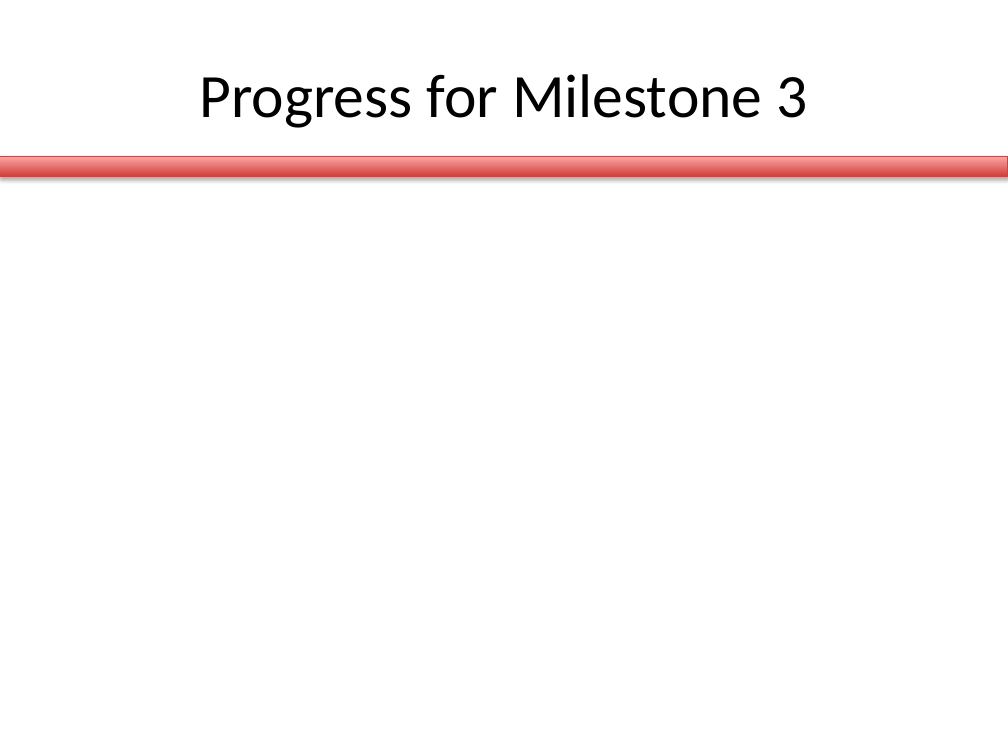
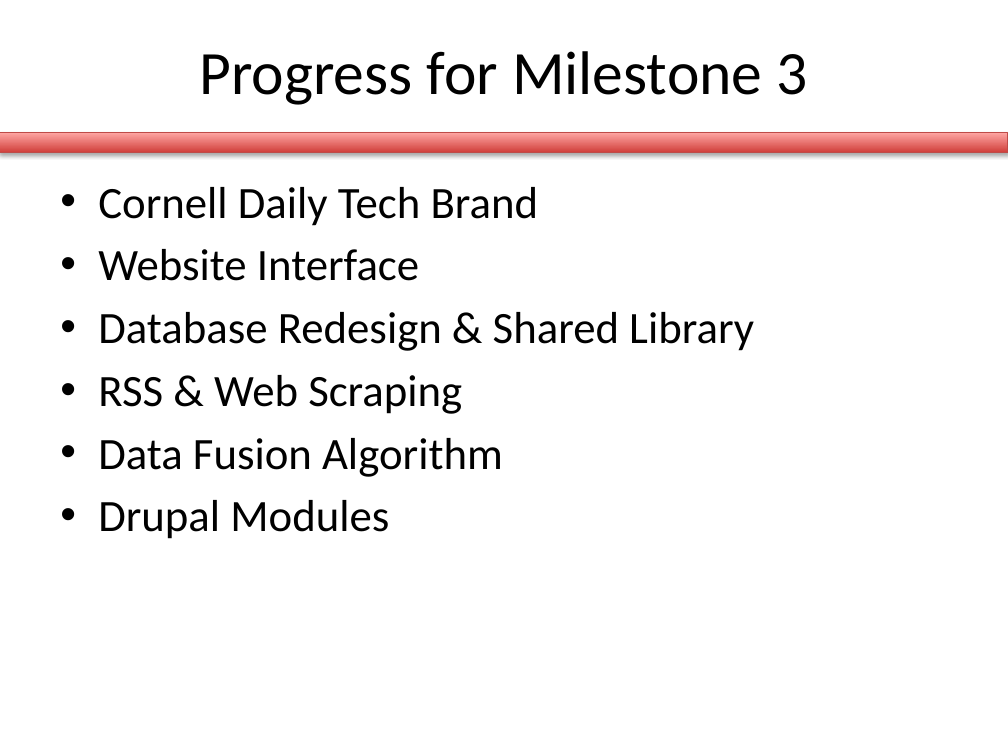
Before and after one commit to briantoth/Sun-in-the-City, a slide deck: slide 8 of se_process/milestone3/milestone3.pptx (slide 9 before the commit). Drawn at 1008x756 pixels with LibreOffice and Linux fonts; fonts in the diff are those of the drawing. Boxes give left, top, right and bottom in pixels: in the first picture for what was removed or moved away, otherwise in the second. Text is boxed around its words. In the diff, an @@ line names an element or a change of style, - is before the commit and + after.

```diff
--- a/se_process/milestone3/milestone3.pptx
+++ b/se_process/milestone3/milestone3.pptx
@@ title "Progress for Milestone 3" moved from (x1=200, y1=74, x2=807, y2=128) to (x1=200, y1=51, x2=807, y2=105) @@
@@ rectangle moved from (x1=0, y1=156, x2=1008, y2=176) to (x1=0, y1=132, x2=1008, y2=152) @@
@@ text added at (x1=98, y1=187, x2=754, y2=539), 32 pt, text #000000 @@
+• Cornell Daily Tech Brand
+• Website Interface
+• Database Redesign & Shared Library
+• RSS & Web Scraping
+• Data Fusion Algorithm
+• Drupal Modules
```
Also in this commit, not shown: 8 other slides changed, 26 slides added, 2 slides removed, 2 other files.
